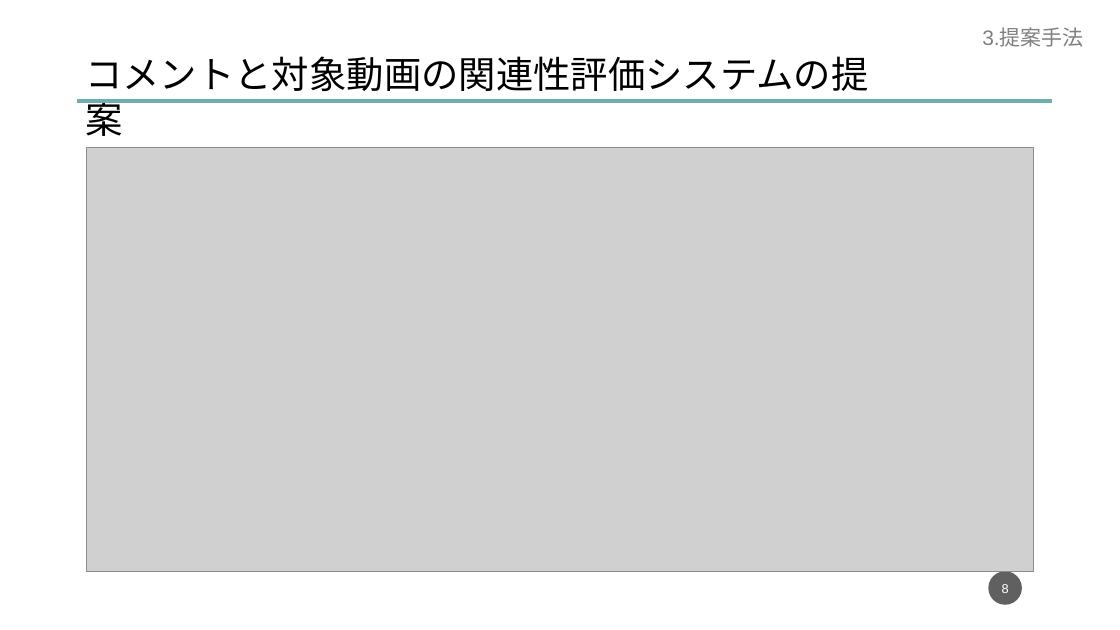
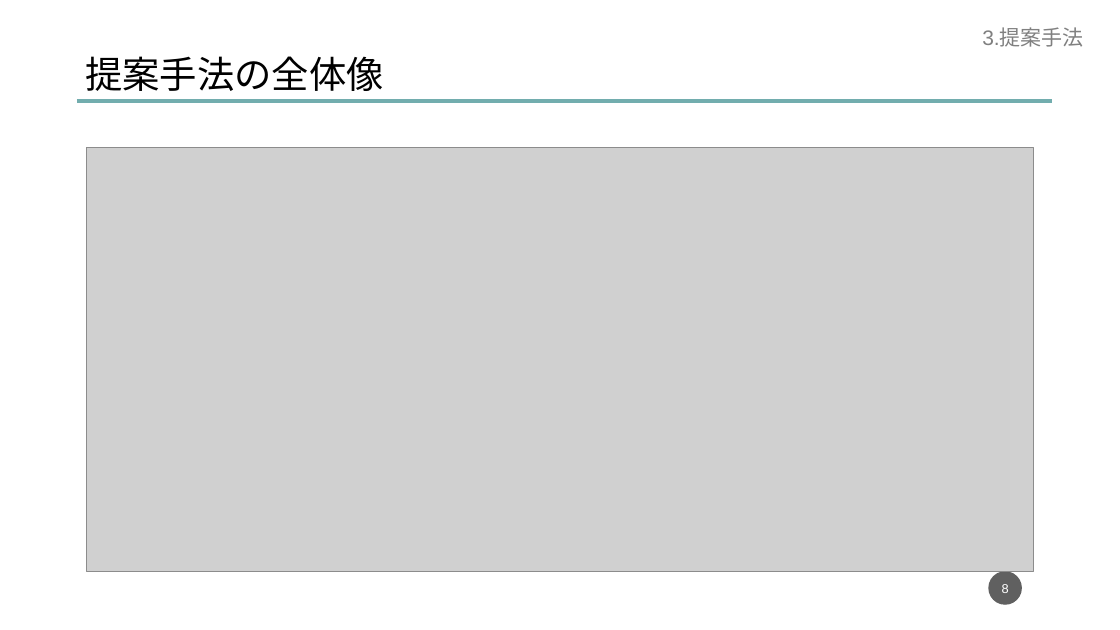
Before and after one commit to dora937nishikori/investigation, a slide deck: slide 8 of 修論/修論発表資料.pptx. Drawn at 1120x630 pixels with LibreOffice and Linux fonts; fonts in the diff are those of the drawing; grey boxes stand for pictures. Boxes give left, top, right and bottom in pixels: in the first picture for what was removed or moved away, otherwise in the second. Text is boxed around its words. In the diff, an @@ line names an element or a change of style, - is before the commit and + after.

```diff
--- a/修論/修論発表資料.pptx
+++ b/修論/修論発表資料.pptx
@@ text at [85, 56, 384, 91]: text changed @@
-コメントと対象動画の関連性評価システムの提案
+提案手法の全体像
```
Also in this commit, not shown: 8 other slides changed.
